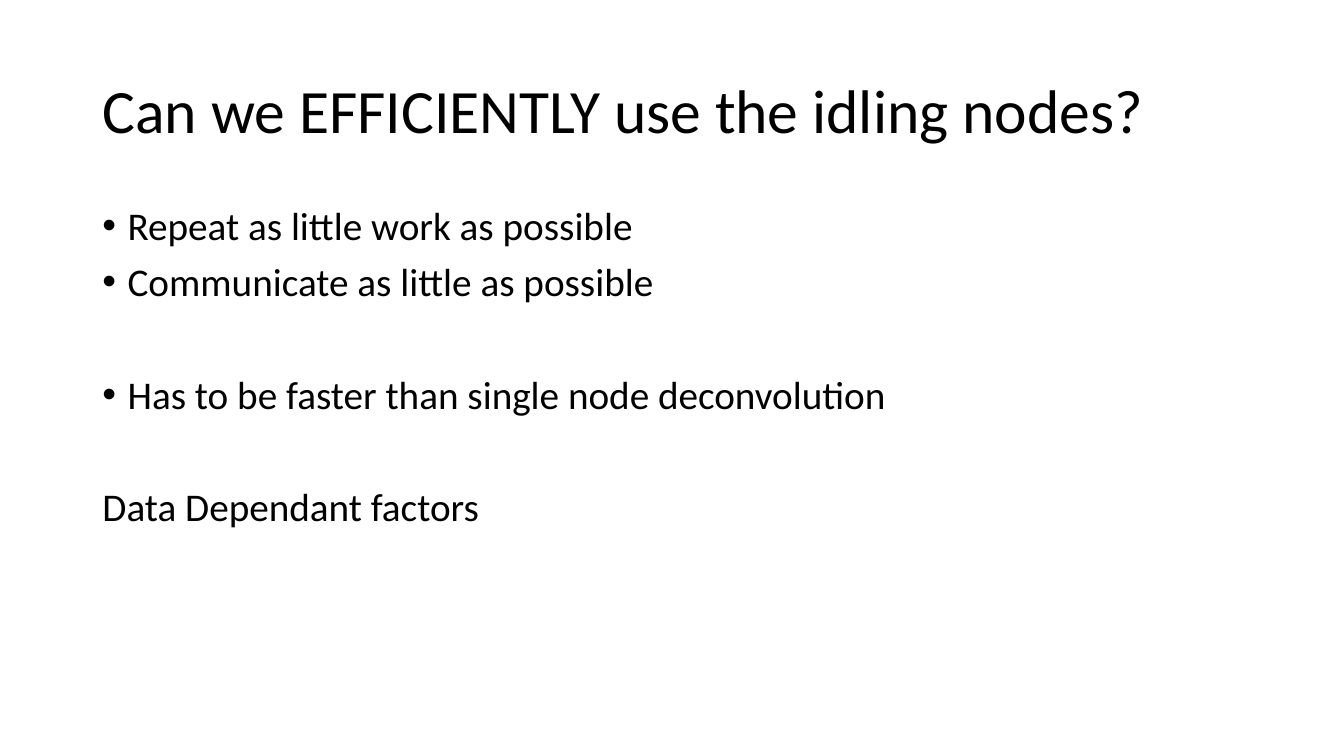
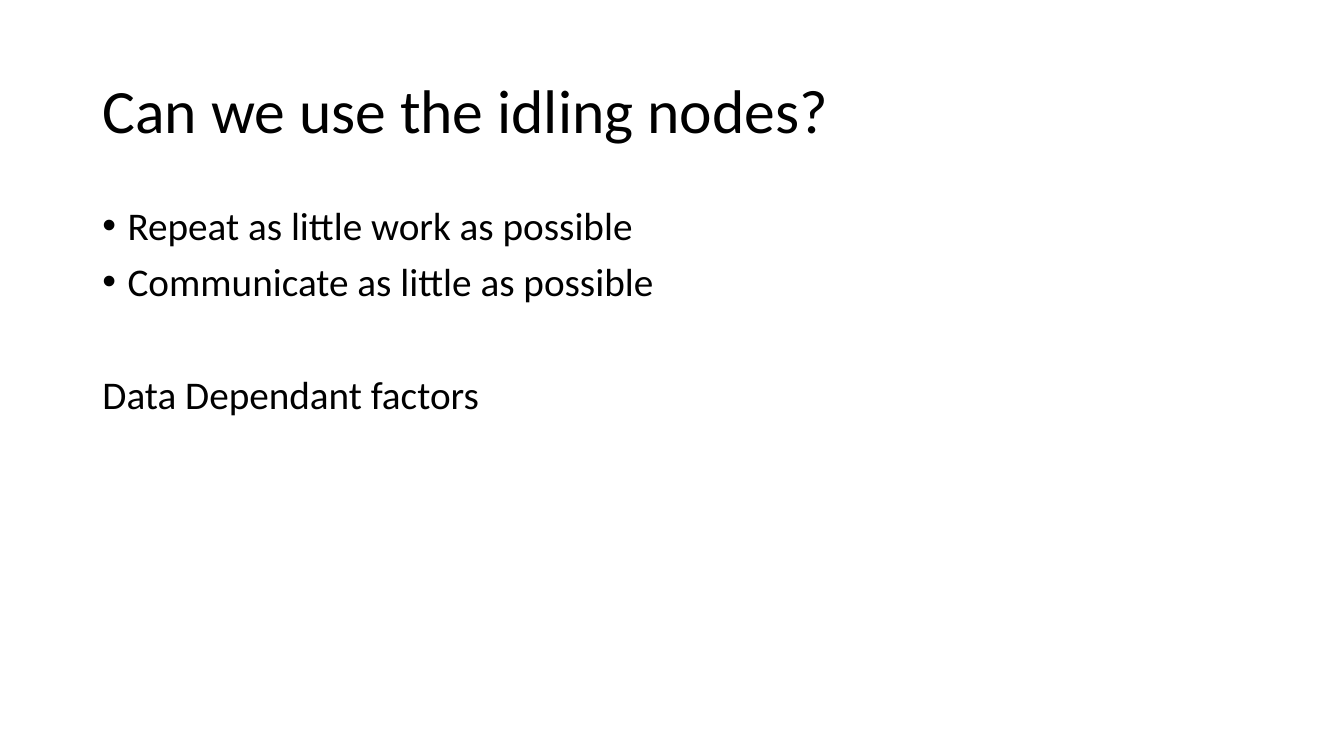
Before and after one commit to lord-blueberry/p9-doc, a slide deck: slide 14 of SKA-Days/Towards Distributed Image Reconstruction.pptx (slide 15 before the commit). Drawn at 1344x756 pixels with LibreOffice and Linux fonts; fonts in the diff are those of the drawing. Boxes give left, top, right and bottom in pixels: in the first picture for what was removed or moved away, otherwise in the second. Text is boxed around its words. In the diff, an @@ line names an element or a change of style, - is before the commit and + after.

```diff
--- a/SKA-Days/Towards Distributed Image Reconstruction.pptx
+++ b/SKA-Days/Towards Distributed Image Reconstruction.pptx
@@ title at <box>102,90,827,144</box>: text changed @@
-Can we EFFICIENTLY use the idling nodes?
+Can we use the idling nodes?
@@ text at <box>128,381,885,416</box>: paragraph removed @@
-• Has to be faster than single node deconvolution
```
Also in this commit, not shown: 9 other slides changed, 2 slides added, 3 slides removed, 1 other file.
